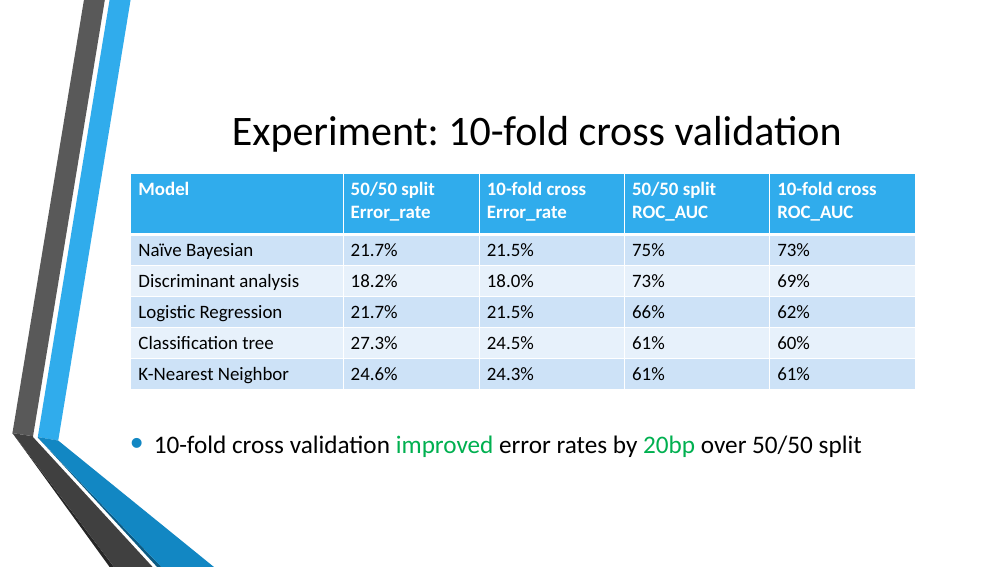
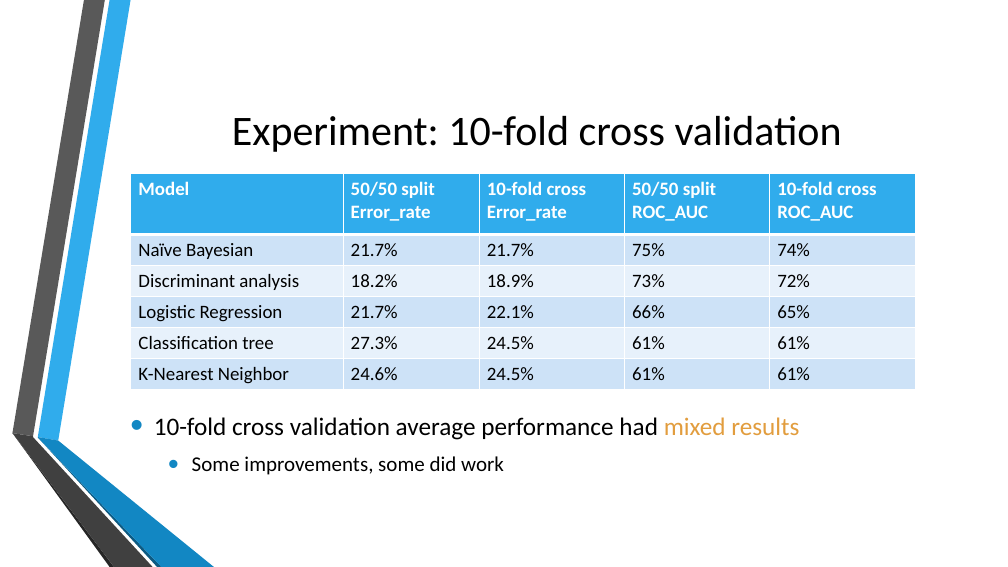
Before and after one commit to jb08/credit_card_default_ML, a slide deck: slide 10 of Predicting_Credit_Card_defaults.pptx. Drawn at 1008x567 pixels with LibreOffice and Linux fonts; fonts in the diff are those of the drawing; background and template pictures are left out. Boxes give left, top, right and bottom in pixels: in the first picture for what was removed or moved away, otherwise in the second. Text is boxed around its words. In the diff, an @@ line names an element or a change of style, - is before the commit and + after.

Commit message:
minor .ppt

```diff
--- a/Predicting_Credit_Card_defaults.pptx
+++ b/Predicting_Credit_Card_defaults.pptx
@@ table at [131,174,915,389] @@
-row 2, column 3: 21.5%
+row 2, column 3: 21.7%
-row 2, column 5: 73%
+row 2, column 5: 74%
-row 3, column 3: 18.0%
+row 3, column 3: 18.9%
-row 3, column 5: 69%
+row 3, column 5: 72%
-row 4, column 3: 21.5%
+row 4, column 3: 22.1%
-row 4, column 5: 62%
+row 4, column 5: 65%
-row 5, column 5: 60%
+row 5, column 5: 61%
-row 6, column 3: 24.3%
+row 6, column 3: 24.5%
@@ text at [154,417,799,475]: text changed @@
-• 10-fold cross validation improved error rates by 20bp over 50/50 split
+• 10-fold cross validation average performance had mixed results
+  • Some improvements, some did work
```
